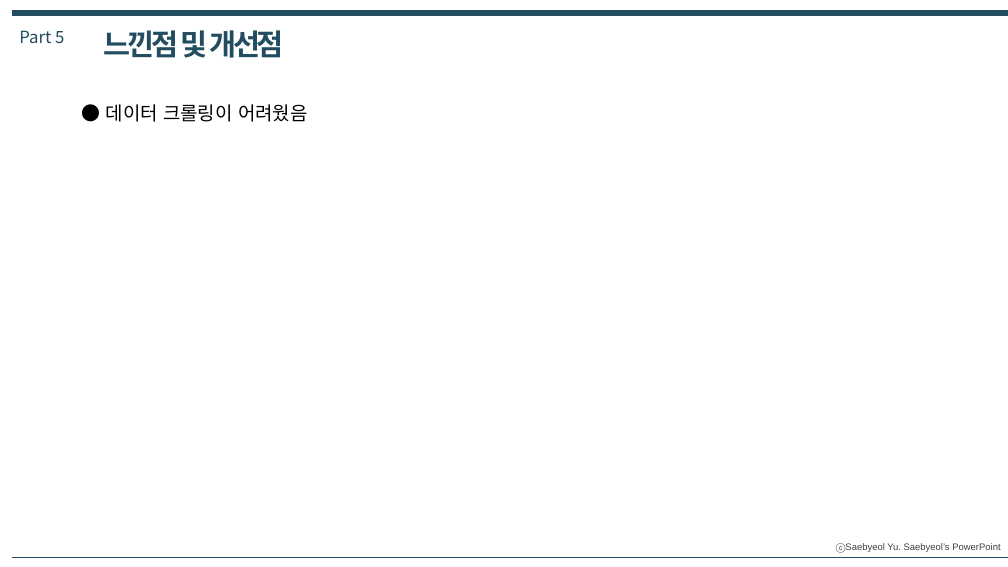
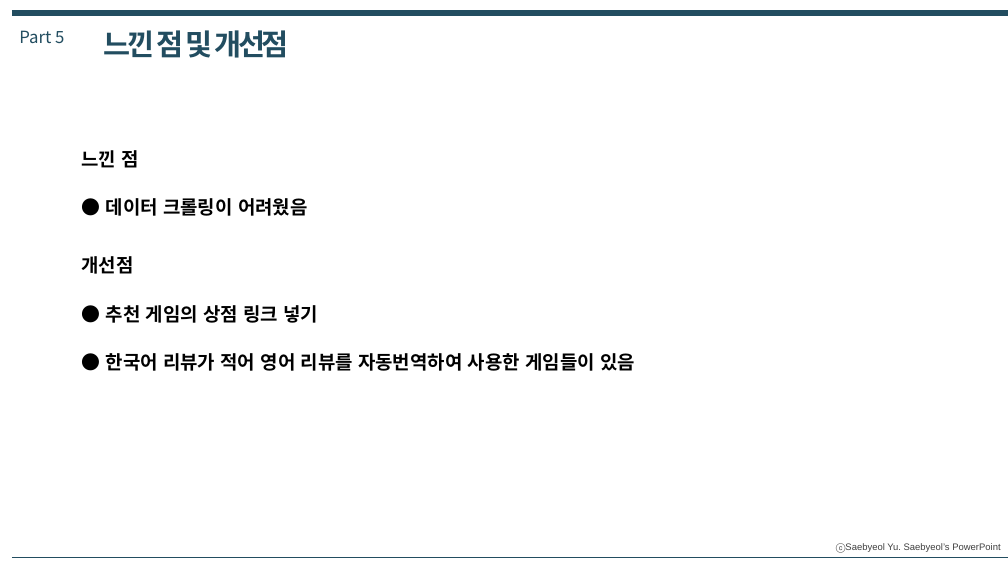
Before and after one commit to shinht97/steamsavemoney, a slide deck: slide 18 of 지갑지킴이_발표자료.pptx (slide 16 before the commit). Drawn at 1008x567 pixels with LibreOffice and Linux fonts; fonts in the diff are those of the drawing. Boxes give left, top, right and bottom in pixels: in the first picture for what was removed or moved away, otherwise in the second. Text is boxed around its words. In the diff, an @@ line names an element or a change of style, - is before the commit and + after.

```diff
--- a/지갑지킴이_발표자료.pptx
+++ b/지갑지킴이_발표자료.pptx
@@ text at (104,30,289,58): spaces changed @@
-느낀점 및 개선점
+느낀 점 및 개선점
@@ text added at (82,150,139,168), 18 pt, text #000000, bold @@
+느낀 점
@@ text "● 데이터 크롤링이 어려웠음": place and size @@
-text "● 데이터 크롤링이 어려웠음" at (106,104,308,122)
+text "● 데이터 크롤링이 어려웠음" at (106,198,308,216)
@@ text "● 데이터 크롤링이 어려웠음" at (106,198,308,216): bold on @@
@@ text added at (82,256,134,274), 18 pt, text #000000, bold @@
+개선점
@@ text added at (106,305,318,323), 18 pt, text #000000, bold @@
+● 추천 게임의 상점 링크 넣기
@@ text added at (106,353,635,371), 18 pt, text #000000, bold @@
+● 한국어 리뷰가 적어 영어 리뷰를 자동번역하여 사용한 게임들이 있음
```
Also in this commit, not shown: 9 other slides changed, 5 slides added, 13 slides removed.
